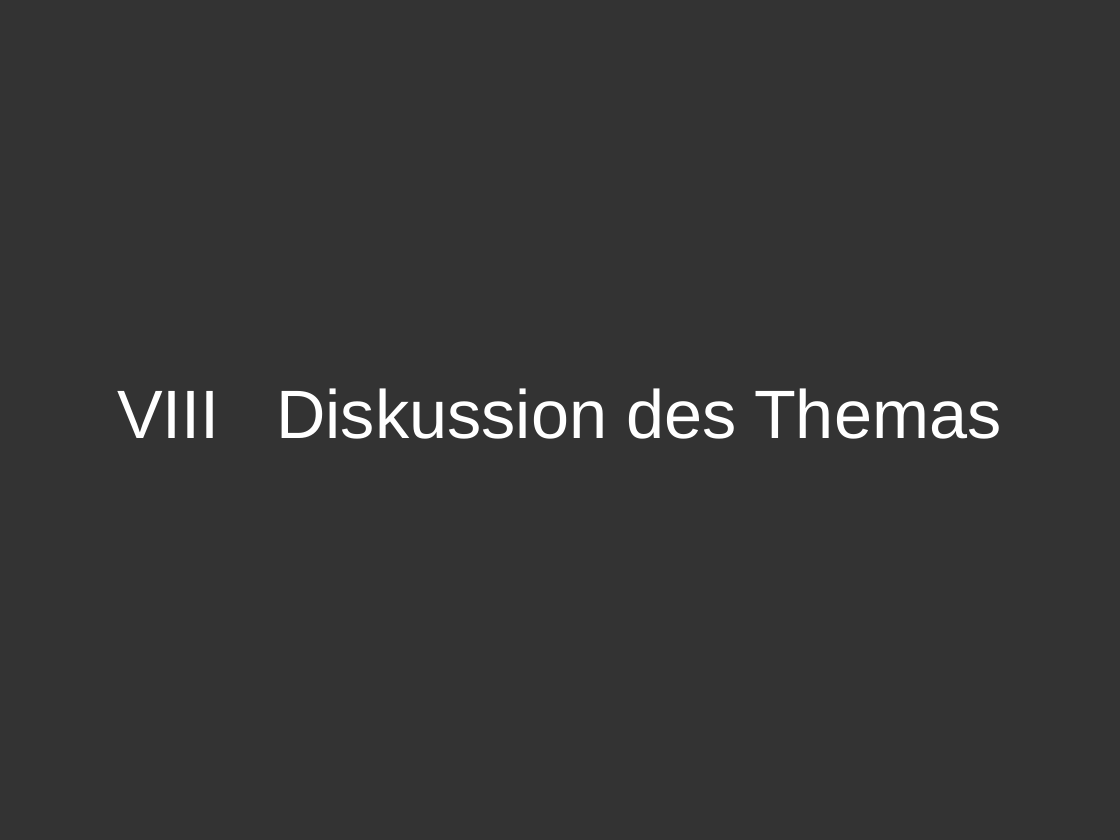
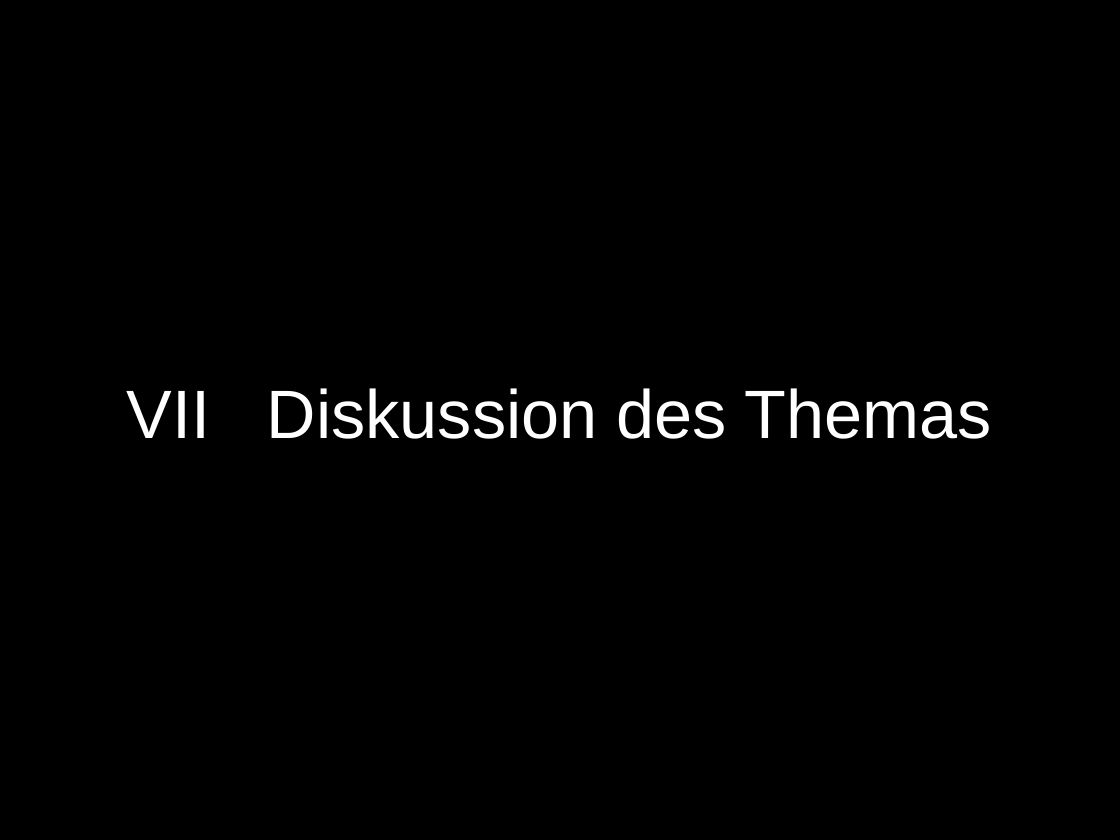
Before and after one commit to sushicutta/Diplomarbeit, a slide deck: slide 14 of praesentation/designreview/design-review-meeting.ppt (slide 9 before the commit). Drawn at 1120x840 pixels with LibreOffice and Linux fonts; fonts in the diff are those of the drawing. Boxes give left, top, right and bottom in pixels: in the first picture for what was removed or moved away, otherwise in the second. Text is boxed around its words. In the diff, an @@ line names an element or a change of style, - is before the commit and + after.

Commit message:
Design - review Präsentation

```diff
--- a/praesentation/designreview/design-review-meeting.ppt
+++ b/praesentation/designreview/design-review-meeting.ppt
@@ background #333333 to #000000 @@
@@ text at [127, 388, 992, 439]: text changed @@
-VIII Diskussion des Themas
+VII Diskussion des Themas
```
Also in this commit, not shown: 8 other slides changed, 6 slides added, 1 slide removed.
